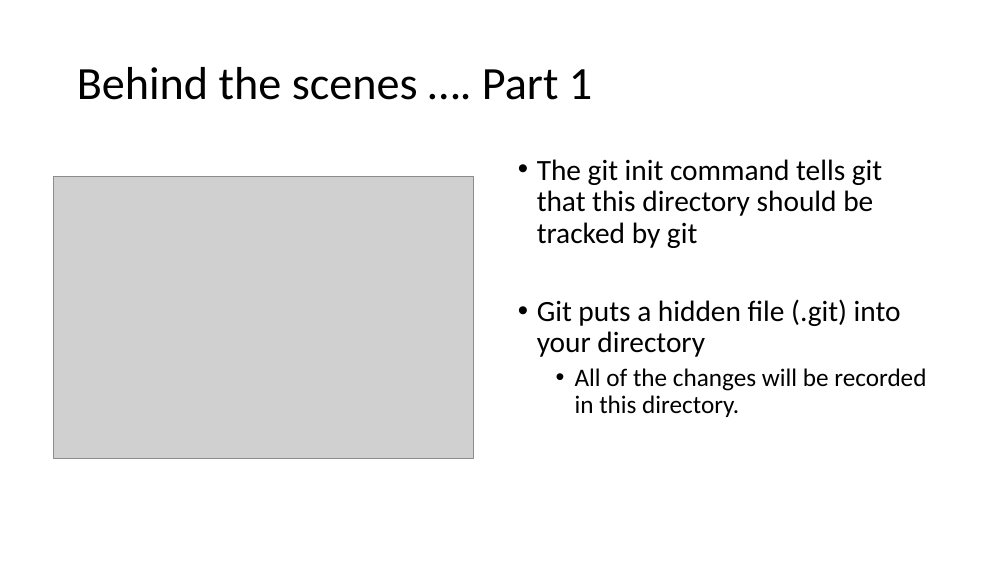
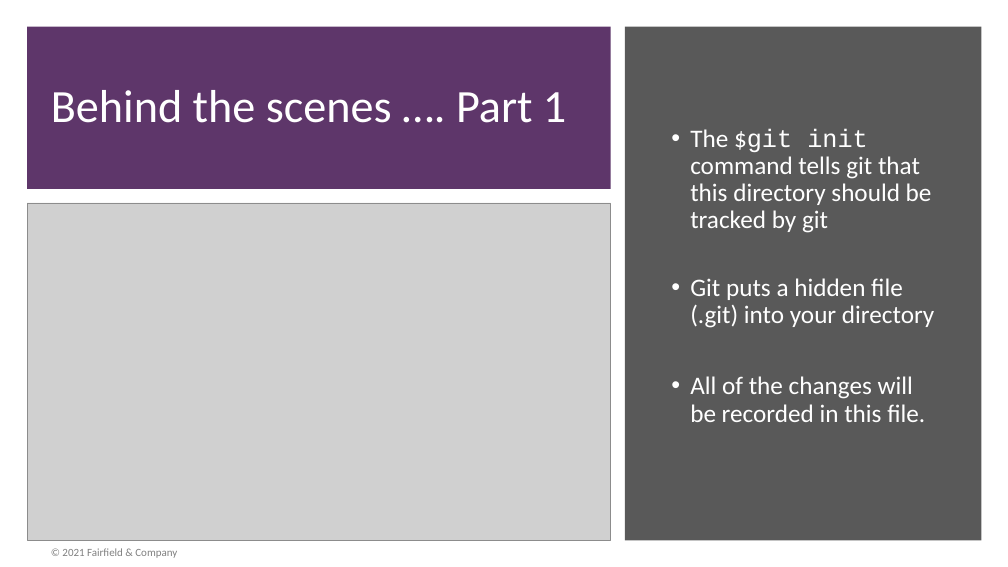
Before and after one commit to BackpackTrainer/gitProject, a slide deck: slide 6 of Git.pptx. Drawn at 1008x567 pixels with LibreOffice and Linux fonts; fonts in the diff are those of the drawing; grey boxes stand for pictures. Boxes give left, top, right and bottom in pixels: in the first picture for what was removed or moved away, otherwise in the second. Text is boxed around its words. In the diff, an @@ line names an element or a change of style, - is before the commit and + after.

```diff
--- a/Git.pptx
+++ b/Git.pptx
@@ rectangle added at box(27, 26, 611, 189), fill #562C62 at 95% opacity @@
@@ rectangle added at box(625, 26, 982, 541), fill #595959 @@
@@ title "Behind the scenes …. Part ...": place and size @@
-title "Behind the scenes …. Part ..." at box(77, 67, 592, 100)
+title "Behind the scenes …. Part ..." at box(51, 90, 566, 123)
@@ title "Behind the scenes …. Part ..." at box(51, 90, 566, 123): text colour #000000 to #FFFFFF @@
@@ text "The $git init command tells ...": place and size @@
-text "The $git init command tells ..." at box(537, 159, 926, 417)
+text "The $git init command tells ..." at box(690, 128, 934, 422)
@@ text "The $git init command tells ..." at box(690, 128, 934, 422): vertical alignment top to middle @@
@@ text at box(690, 128, 932, 233): text changed; size 28 to 24 pt; text colour #000000 to #FFFFFF @@
-• The git init command tells git that this directory should be tracked by git
+• The $git init command tells git that this directory should be tracked by git
@@ picture: place and size @@
-picture at box(54, 176, 474, 458)
+picture at box(27, 203, 611, 540)
@@ text at box(690, 278, 934, 328): size 28 to 24 pt, text colour #000000 to #FFFFFF in "Git puts a hidden file (.git) into ..." @@
@@ text at box(690, 376, 925, 422): text changed; text colour #000000 to #FFFFFF @@
-  • All of the changes will be recorded in this directory.
+• All of the changes will be recorded in this file.
@@ text added at box(62, 548, 177, 558), 10.5 pt, text #808080 @@
+© 2021 Fairfield & Company
```
Also in this commit, not shown: 43 other slides changed.
